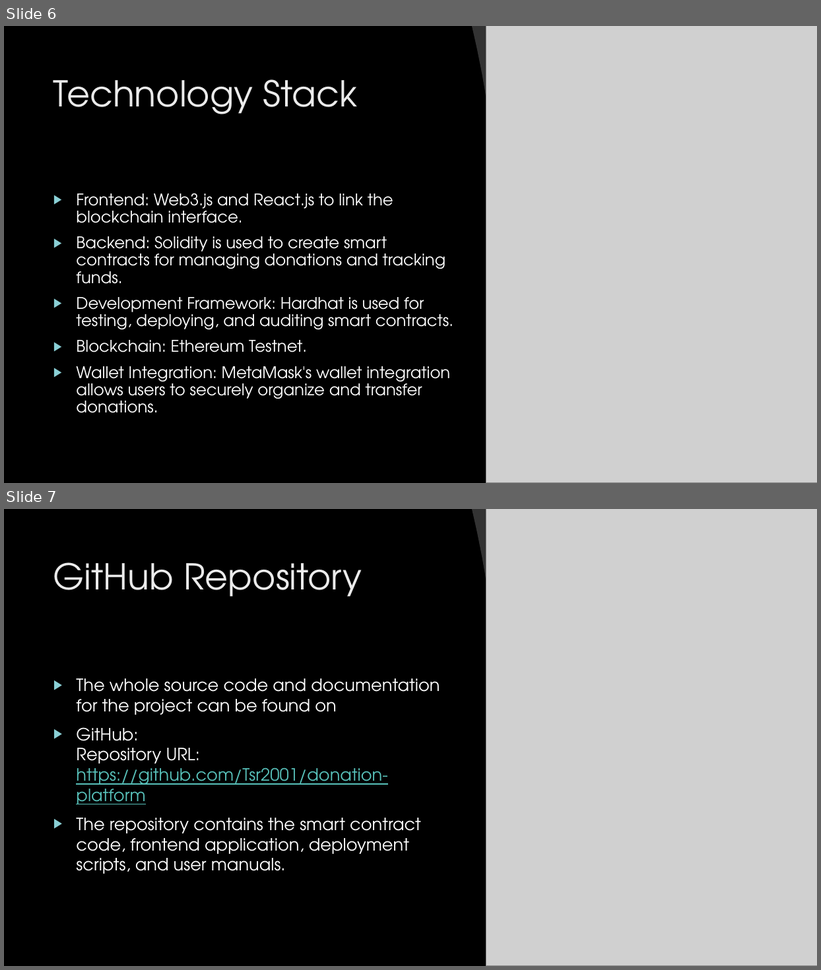
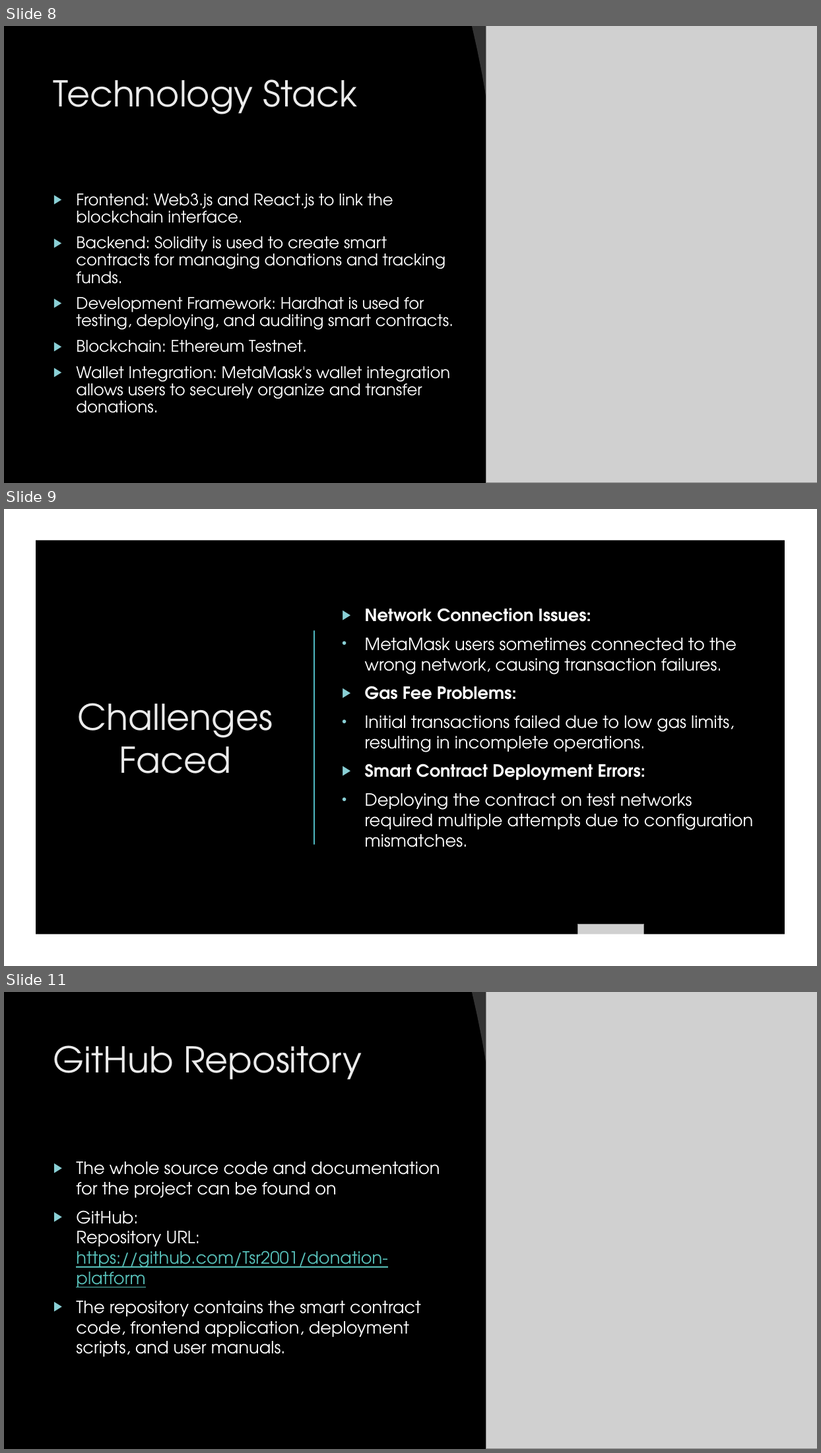
Before and after one commit to Tsr2001/donation-platform, a slide deck: Presentation1.pptx. Shown one above the other, each under a label of ours: slides 6 and 7 before the commit, slides 8, 9 and 11 after it; the slides between them are not shown. The pictures are 821x970 and 821x1453 pixels, drawn with LibreOffice and Linux fonts; fonts in the diff are those of the drawing; grey boxes stand for pictures; background and template pictures are left out. Boxes give left, top, right and bottom in pixels: in the first picture for what was removed or moved away, otherwise in the second. Text is boxed around its words. In the diff, an @@ line names an element or a change of style, - is before the commit and + after.

```diff
--- a/Presentation1.pptx
+++ b/Presentation1.pptx
@@ slide 9 added at bbox=[4, 509, 817, 966], background picture (left out); not listed: 1 template element that a slide beside it also shows @@
@@ rectangle added at bbox=[4, 509, 817, 966], fill #000000 @@
@@ freeform shape added at bbox=[4, 509, 817, 966], fill #FFFFFF @@
@@ text added at bbox=[365, 608, 753, 848], 20 pt, text #FFFFFF @@
+▶ Network Connection Issues:
+• MetaMask users sometimes connected to the wrong network, causing transaction failures.
+▶ Gas Fee Problems:
+• Initial transactions failed due to low gas limits, resulting in incomplete operations.
+▶ Smart Contract Deployment Errors:
+• Deploying the contract on test networks required multiple attempts due to configuration mismatches.
@@ line added from (314, 631) to (314, 844), #50B9C1 1.5 pt @@
@@ title added at bbox=[78, 703, 273, 774], 42 pt, text #EBEBEB @@
+Challenges Faced
@@ picture added at bbox=[578, 924, 644, 966] @@
@@ what was slide 6 is now slide 8 @@
@@ what was slide 7 is now slide 11 @@
```
Also in this commit, not shown: 4 other slides added.
